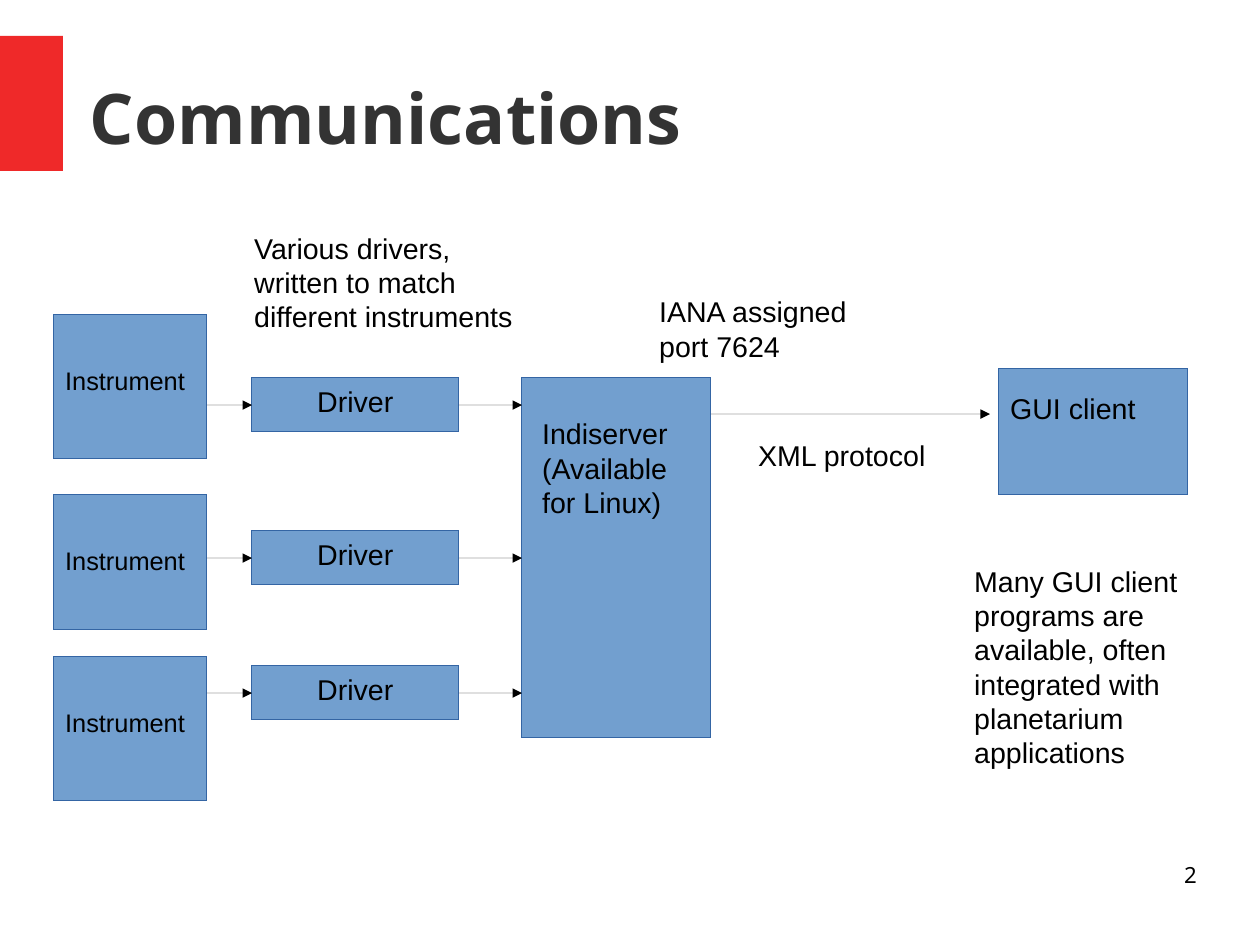
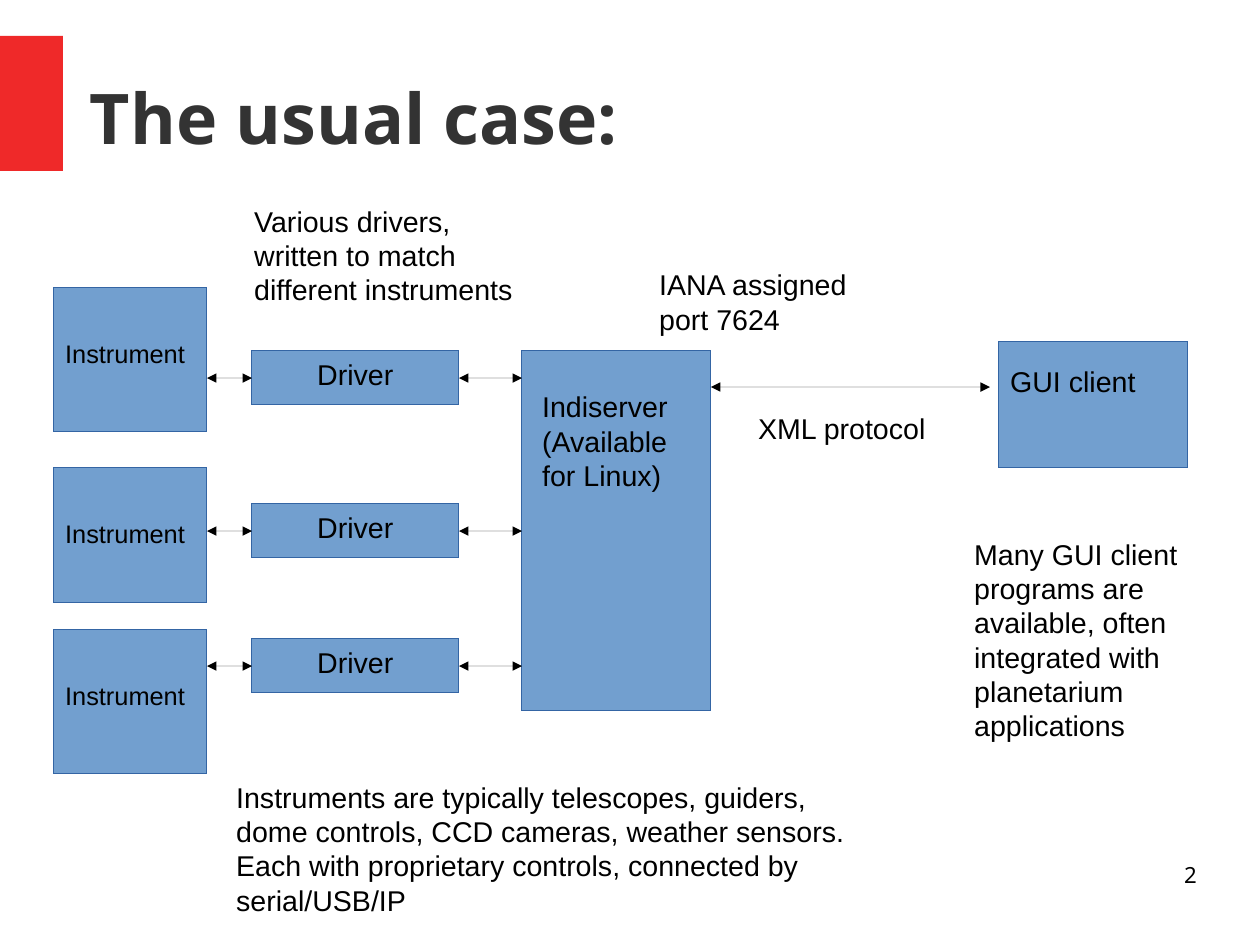
Before and after one commit to bernie-skipole/indi, a slide deck: slide 2 of indislides.odp. Drawn at 1260x945 pixels with LibreOffice and Linux fonts; fonts in the diff are those of the drawing. Boxes give left, top, right and bottom in pixels: in the first picture for what was removed or moved away, otherwise in the second. Text is boxed around its words. In the diff, an @@ line names an element or a change of style, - is before the commit and + after.

```diff
--- a/indislides.odp
+++ b/indislides.odp
@@ title at (90, 91, 618, 145): text changed @@
-Communications
+The usual case:
@@ 10 texts, 7 double arrows, 5 rectangles: place and size @@
-10 texts, 7 double arrows, 5 rectangles at (54, 238, 1188, 802)
+10 texts, 7 double arrows, 5 rectangles at (54, 211, 1188, 774)
@@ arrow (207, 378) - (252, 378): arrow to double arrow @@
@@ arrow (460, 378) - (523, 378): arrow to double arrow @@
@@ arrow (711, 388) - (990, 388): arrow to double arrow @@
@@ arrow (207, 532) - (252, 532): arrow to double arrow @@
@@ arrow (460, 532) - (523, 532): arrow to double arrow @@
@@ 3 rectangles, 2 texts: place and size @@
-3 rectangles, 2 texts at (54, 316, 458, 720)
+3 rectangles, 2 texts at (54, 288, 458, 693)
@@ arrow (207, 667) - (252, 667): arrow to double arrow @@
@@ arrow (460, 667) - (523, 667): arrow to double arrow @@
@@ text added at (236, 787, 844, 912), 18 pt, text #000000 @@
+Instruments are typically telescopes, guiders, dome controls, CCD cameras, weather sensors. Each with proprietary controls, connected by serial/USB/IP
```
Also in this commit, not shown: 7 other slides changed, 2 slides added.
